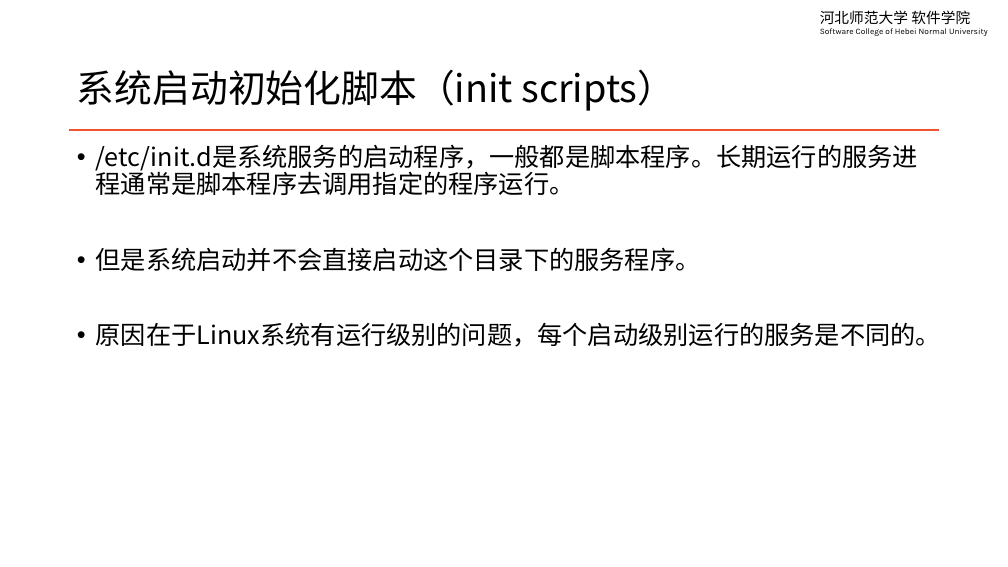
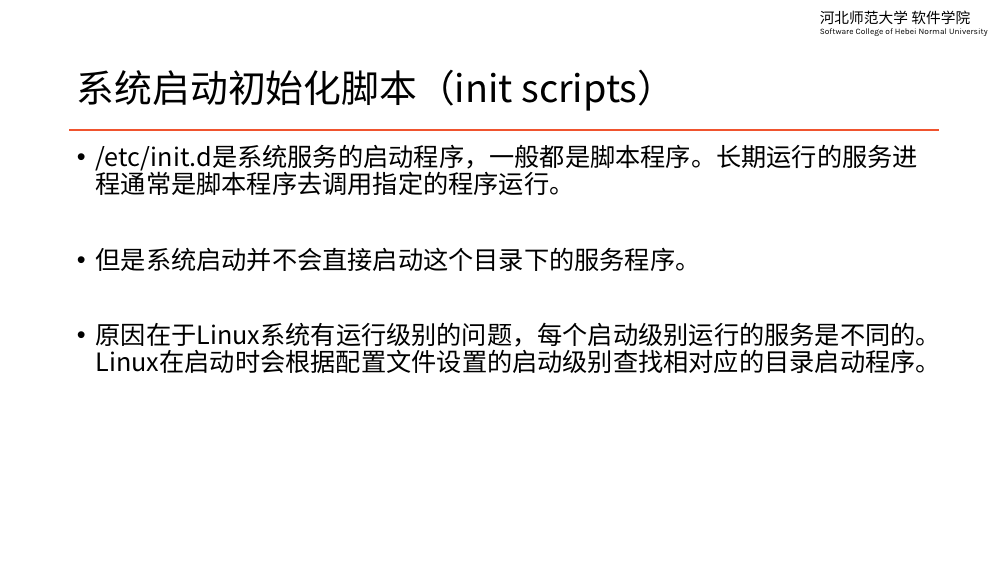
Before and after one commit to edu2act/course-linux-system, a slide deck: slide 4 of materials/slides/ch14-system-service.pptx. Drawn at 1008x567 pixels with LibreOffice and Linux fonts; fonts in the diff are those of the drawing. Boxes give left, top, right and bottom in pixels: in the first picture for what was removed or moved away, otherwise in the second. Text is boxed around its words. In the diff, an @@ line names an element or a change of style, - is before the commit and + after.

```diff
--- a/materials/slides/ch14-system-service.pptx
+++ b/materials/slides/ch14-system-service.pptx
@@ text at [96,322,941,373]: text changed @@
-• 原因在于Linux系统有运行级别的问题，每个启动级别运行的服务是不同的。
+• 原因在于Linux系统有运行级别的问题，每个启动级别运行的服务是不同的。Linux在启动时会根据配置文件设置的启动级别查找相对应的目录启动程序。
```
Also in this commit, not shown: 1 other slide changed, 22 other files.
